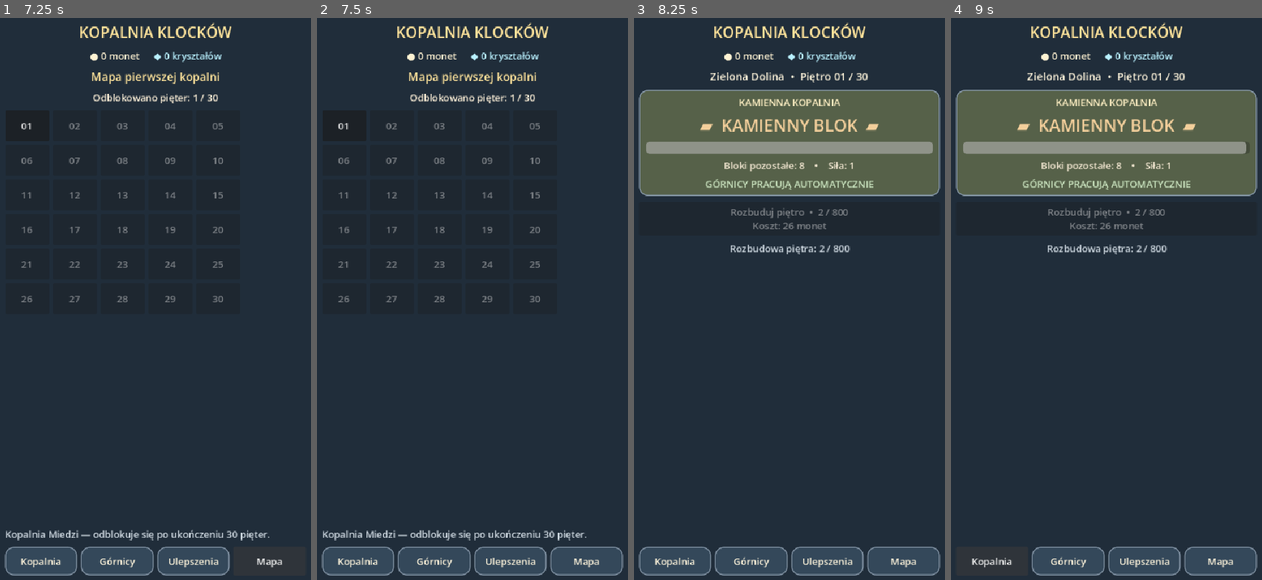
Above: before the commit, frames 1-4 (left to right).
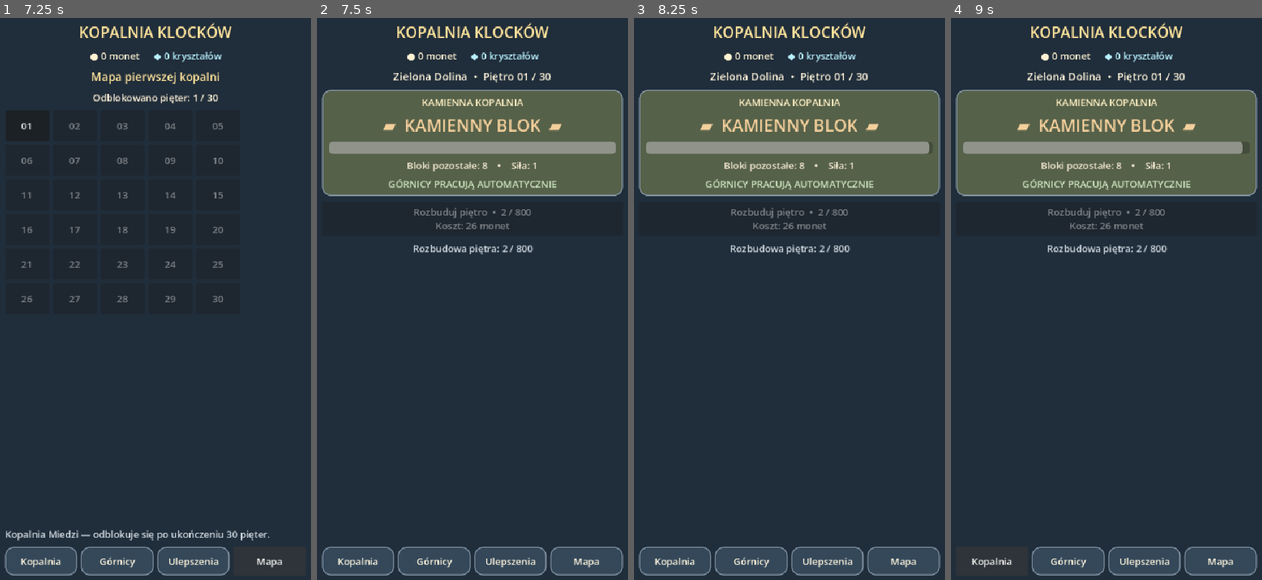
Above: after the commit, the same moments.

Repository: laszko14/Kopalnia-Klock-w
Game: Godot game, scene res://scenes/main.tscn
Two runs of this game, one before a commit and one after it. Both use one fixed random seed, a clock stepped at 60 frames per second and the inputs below.
Inputs (mouse positions are in pixels of both pictures, inside the frame that each line leads up to):
- Up to frame 1 (7.25 s): click "Rozbuduj piętro • 0 / 800 Kos…" at 0.5 s; click "Rozbuduj piętro • 1 / 800 Kos…" at 1.25 s; click "Kopalnia" at 2 s; click "Górnicy" at 2.75 s; click "Zatrudnij za 60 monet" at 3.5 s; click "Zatrudnij za 250 monet" at 4.25 s; click "Zatrudnij za 1.2K monet" at 5 s; click "Ulepszenia" at 5.75 s; click "Mapa" at 6.5 s
- Up to frame 2 (7.5 s): click "01" at 7.25 s
- Up to frame 3 (8.25 s): click (661, 124) at 8 s, where only the run before the commit has a clickable "01"
- Up to frame 4 (9 s): click "Kopalnia" at 8.75 s

Frame 1 is identical in both runs. In frame 2, 20% of the frame differs, in the area x 1-99%, y 9-93%; in frame 3, less than 0.1%; in frame 4, less than 0.1%.

Commit message:
Refresh mine view after floor selection

Diff:
--- a/scripts/main.gd
+++ b/scripts/main.gd
@@ -290,8 +290,10 @@
 	_state.buy_global_upgrade(upgrade_id)
 
 func _select_floor(floor_index: int) -> void:
-	if _state.select_floor(floor_index):
-		_page = "mine"
+	var previous_page := _page
+	_page = "mine"
+	if not _state.select_floor(floor_index):
+		_page = previous_page
 
 func _on_mine_tick() -> void:
 	var result: Dictionary = _state.apply_miner_hit()
